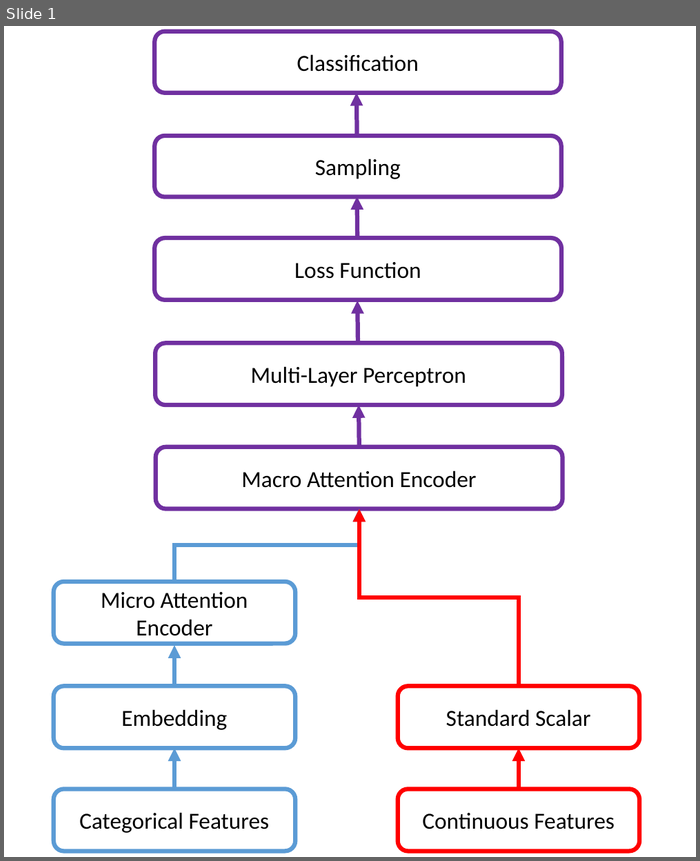
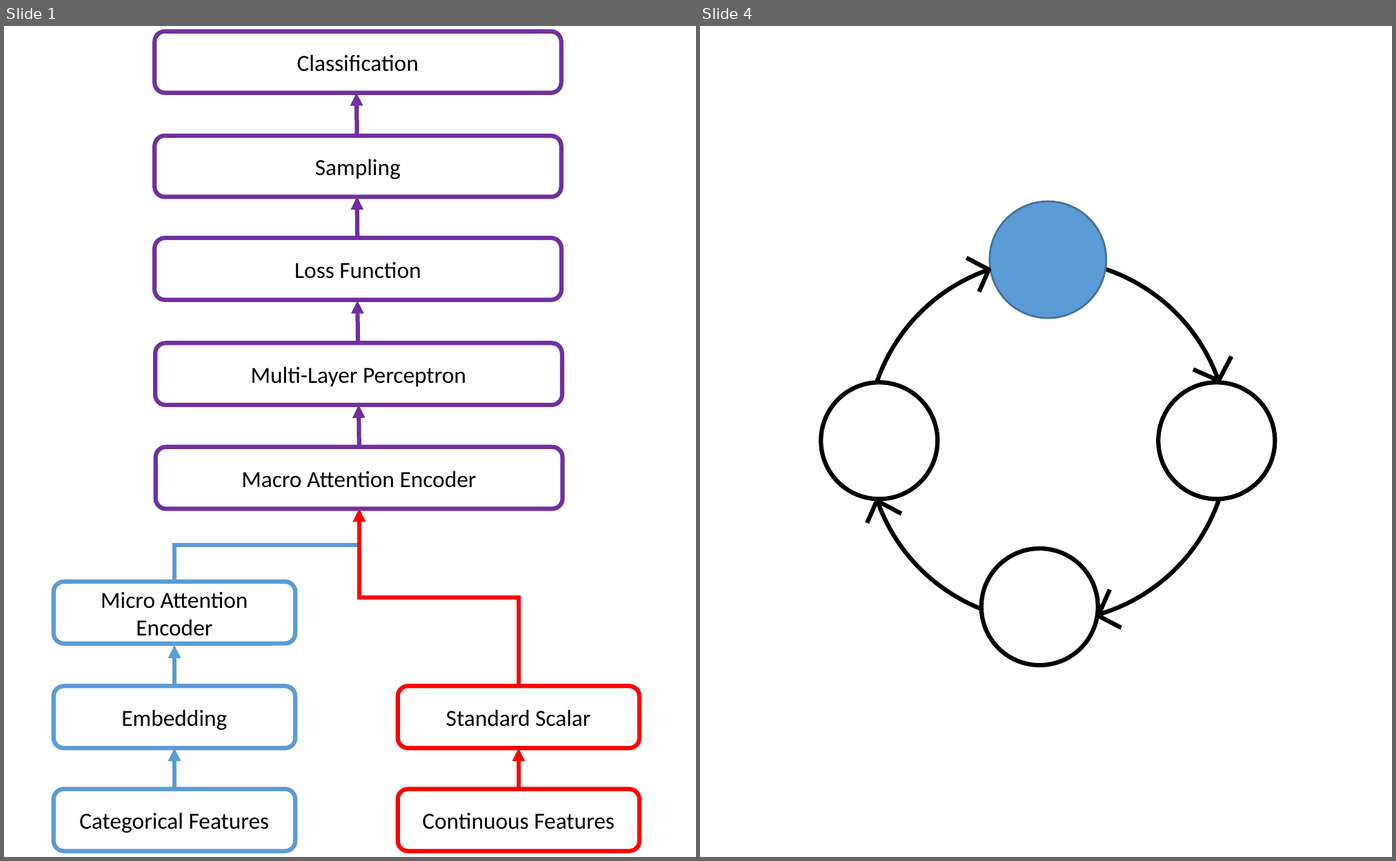
Before and after one commit to riteshbachhar/Fraud-detection-using-AI, a slide deck: Kate/diagrams.pptx. Shown side by side, each under a label of ours: slide 1 before the commit, slides 1 and 4 after it; the slides between them are not shown. The pictures are 700x861 and 1396x861 pixels, drawn with LibreOffice and Linux fonts; fonts in the diff are those of the drawing. Boxes give left, top, right and bottom in pixels: in the first picture for what was removed or moved away, otherwise in the second. Text is boxed around its words. In the diff, an @@ line names an element or a change of style, - is before the commit and + after.

```diff
--- a/Kate/diagrams.pptx
+++ b/Kate/diagrams.pptx
@@ slide 4 added at (700,26,1392,857), background #FFFFFF @@
@@ ellipse added at (989,202,1106,318), fill #5B9BD5, outline #43739E 1 pt @@
@@ ellipse added at (868,260,1229,621), fill #FFFFFF, outline #000000 2.25 pt @@
@@ line added from (967, 257) to (989, 270), #000000 2.25 pt @@
@@ line added from (979, 292) to (989, 268), #000000 2.25 pt @@
@@ line added from (1219, 379) to (1231, 357), #000000 2.25 pt @@
@@ line added from (1216, 379) to (1193, 369), #000000 2.25 pt @@
@@ ellipse added at (821,382,937,498), fill #FFFFFF, outline #000000 2.25 pt @@
@@ ellipse added at (1158,382,1274,498), fill #FFFFFF, outline #000000 2.25 pt @@
@@ line added from (868, 523) to (877, 499), #000000 2.25 pt @@
@@ line added from (879, 501) to (902, 513), #000000 2.25 pt @@
@@ ellipse added at (981,548,1097,664), fill #FFFFFF, outline #000000 2.25 pt @@
@@ line added from (1100, 613) to (1110, 589), #000000 2.25 pt @@
@@ line added from (1099, 616) to (1121, 628), #000000 2.25 pt @@
```
Also in this commit, not shown: 2 other slides added, 3 other files.
